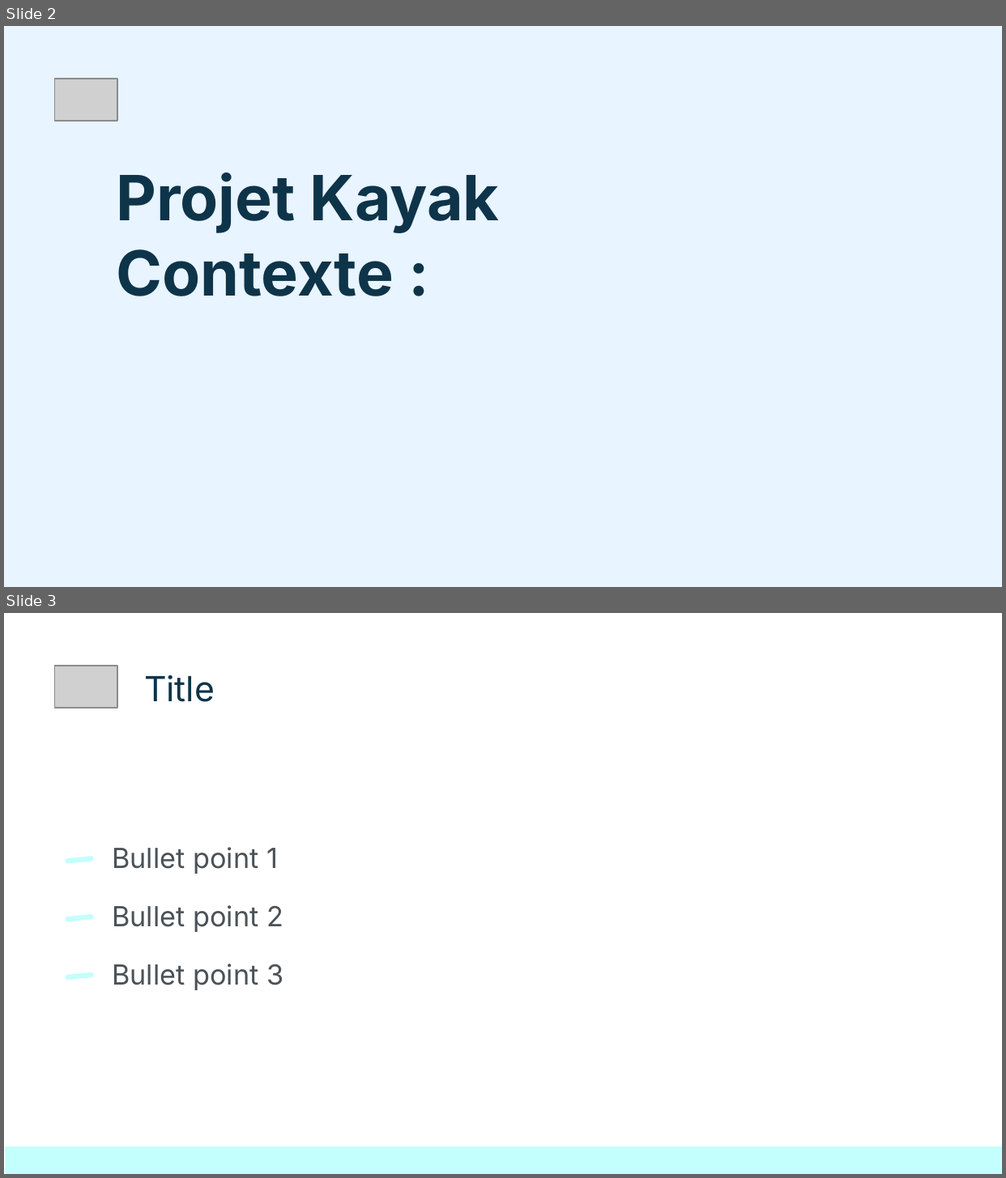
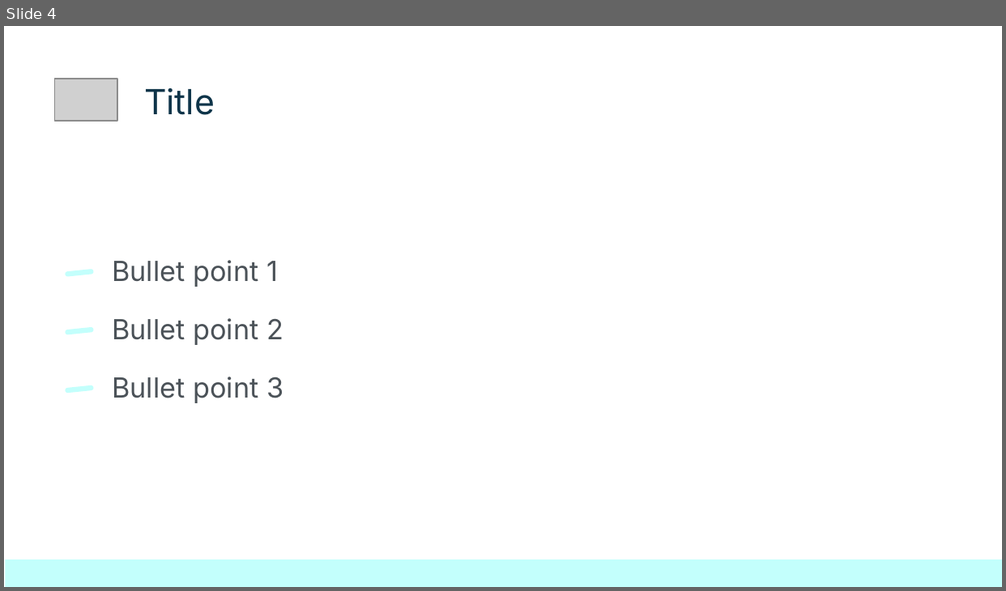
Before and after one commit to Nath-data13/DSFS_certif_2025, a slide deck: Bloc1/bloc1_kayak.pptx. Shown one above the other, each under a label of ours: slides 2 and 3 before the commit, slide 4 after it. The pictures are 1006x1178 and 1006x591 pixels, drawn with LibreOffice and Linux fonts; fonts in the diff are those of the drawing; grey boxes stand for pictures. Boxes give left, top, right and bottom in pixels: in the first picture for what was removed or moved away, otherwise in the second. Text is boxed around its words. In the diff, an @@ line names an element or a change of style, - is before the commit and + after.

```diff
--- a/Bloc1/bloc1_kayak.pptx
+++ b/Bloc1/bloc1_kayak.pptx
@@ slide 2 removed at bbox=[4, 26, 1002, 587], background #E8F4FF @@
@@ picture removed at bbox=[55, 79, 117, 121] @@
@@ title removed at bbox=[116, 173, 500, 297] @@
-Projet Kayak
-Contexte :
@@ what was slide 3 is now slide 4 @@
```
Also in this commit, not shown: 1 slide changed, 2 slides added, 44 other files.
